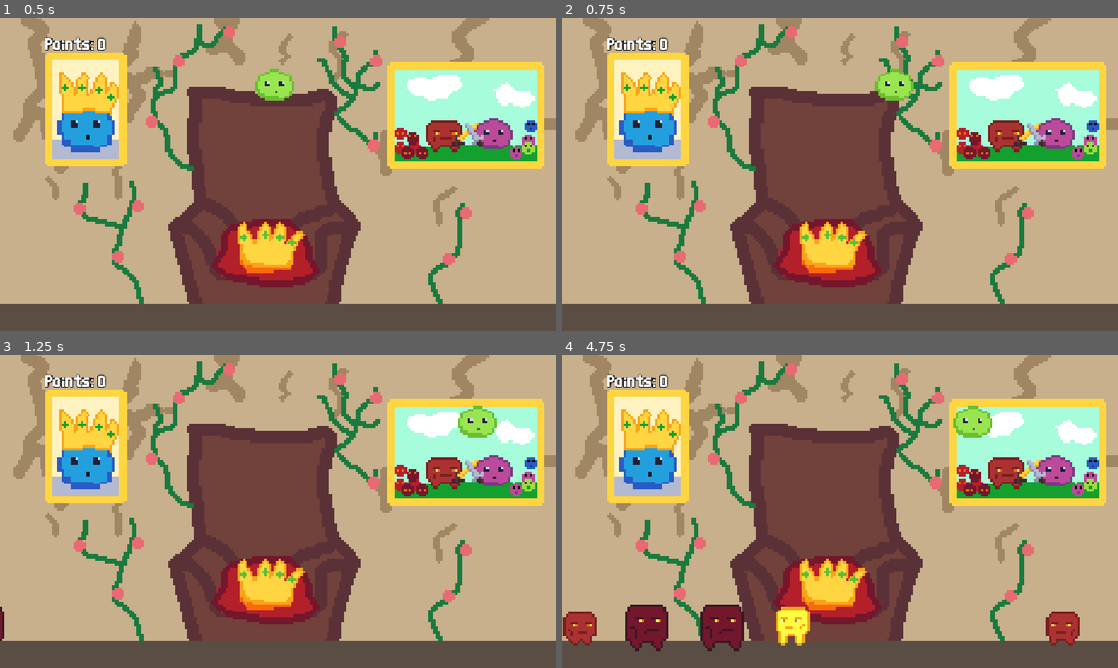
Above: before the commit, frames 1-4 (two rows, left to right).
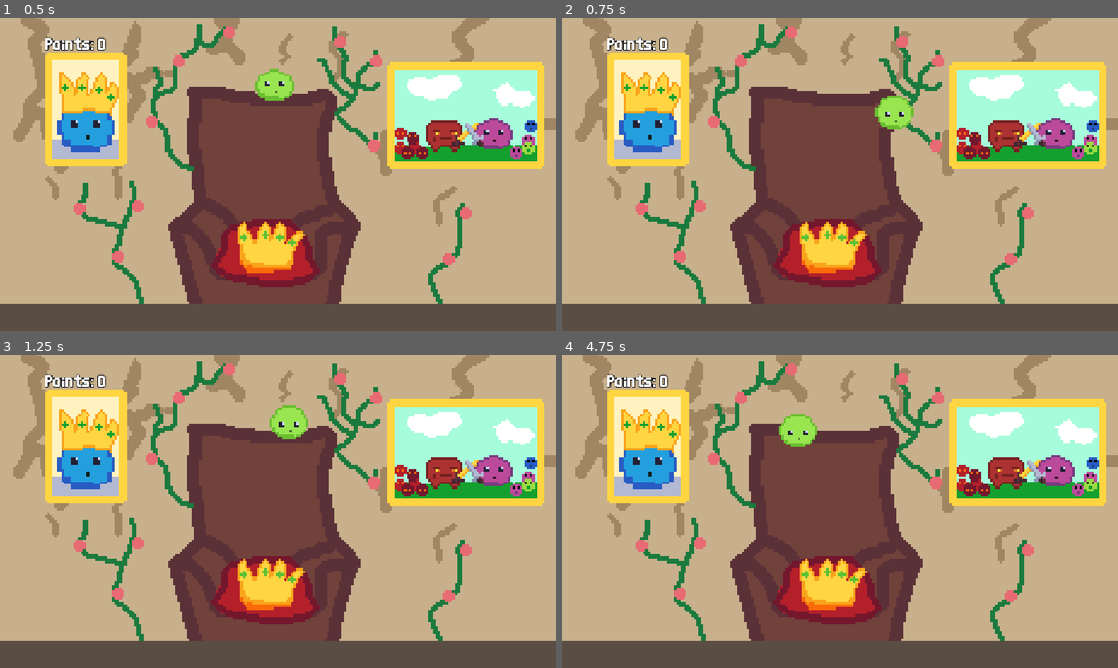
Above: after the commit, the same moments.

Repository: gnampfkuchen-oss/King-of-Blob
Game: Godot game, scene res://Scenes/main.tscn
Same seed, same stepped clock (60 frames per second), same inputs: the game is played once before the commit and once after it.
Inputs:
- Up to frame 1 (0.5 s): no input
- Up to frame 2 (0.75 s): tap Enter at 0.5 s; hold Right (right) from 0.53 s (still down)
- Up to frame 3 (1.25 s): keep holding Right (right); tap Tab (upgrades) at 0.77 s
- Up to frame 4 (4.75 s): tap Tab (upgrades) at 1.52, 3.02, 3.77, 4.52 s; release Right (right) at 2.03 s; hold Left (left) 2.03-2.78 s; hold Right (right) 2.78-4.28 s; hold Left (left) from 4.28 s (still down)

Frame 1 is identical in both runs. In frame 2, 1.1% of the frame differs, in the area x 56-64%, y 16-36%; in frame 3, 1.2%; in frame 4, 4.9%, in the area x 0-94%, y 16-95%.

Commit message:
Update player.gd

Diff:
--- a/new-game-project/Scripts/player.gd
+++ b/new-game-project/Scripts/player.gd
@@ -8,7 +8,7 @@
 # Called when the node enters the scene tree for the first time.
 func _ready() -> void:
 	gravity = 0
-	await get_tree().create_timer(5).timeout
+	while not Input.is_anything_pressed(): await get_tree().process_frame
 	gravity = 17
 
 # Called every frame. 'delta' is the elapsed time since the previous frame.
@@ -56,7 +56,7 @@
 		point.emit()
 	elif area.is_in_group("boss"):
 		point.emit()
-		bouncefunc(600)
+		bouncefunc(700)
 
 
 func clamp_to_screen() -> void:
